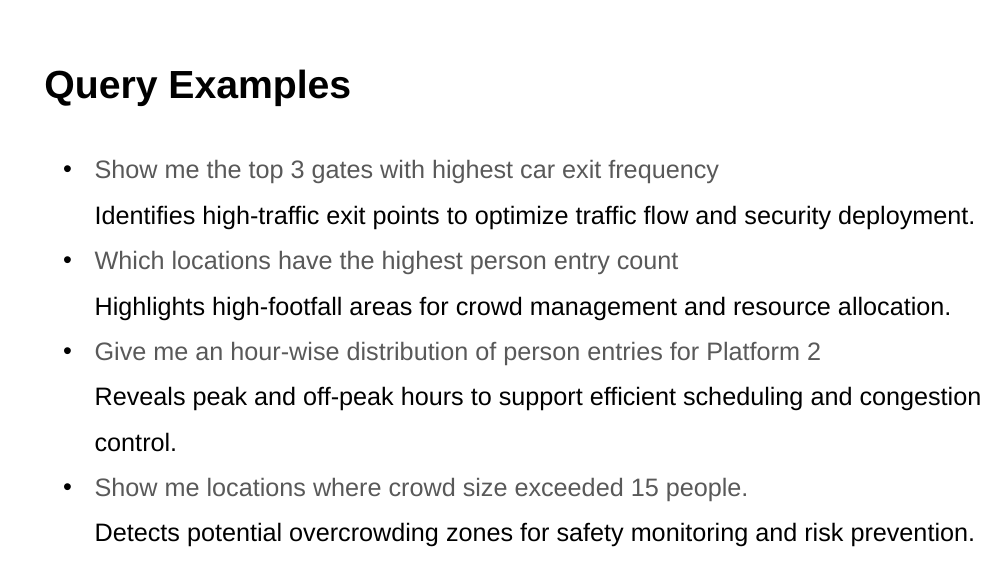
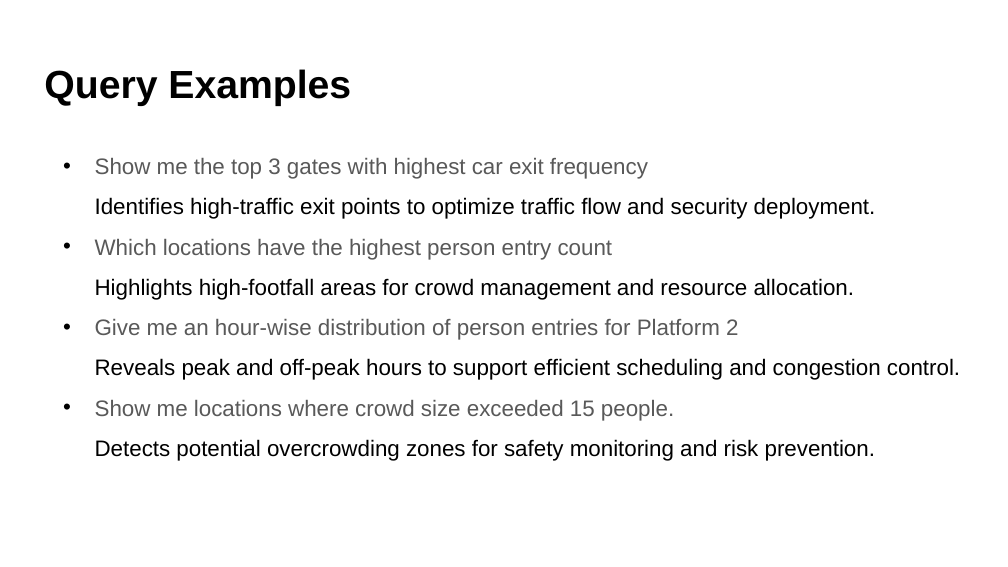
Before and after one commit to Avadh-Ladani-0/vForensIQ, a slide deck: slide 20 of Report/MP_24MCD009.pptx (slide 15 before the commit). Drawn at 1008x567 pixels with LibreOffice and Linux fonts; fonts in the diff are those of the drawing. Boxes give left, top, right and bottom in pixels: in the first picture for what was removed or moved away, otherwise in the second. Text is boxed around its words. In the diff, an @@ line names an element or a change of style, - is before the commit and + after.

```diff
--- a/Report/MP_24MCD009.pptx
+++ b/Report/MP_24MCD009.pptx
@@ text "Show me the top 3 ..." at [95,158,960,461]: size 18 to 16 pt @@
```
Also in this commit, not shown: 14 other slides changed, 3 slides added, 17 other files.
